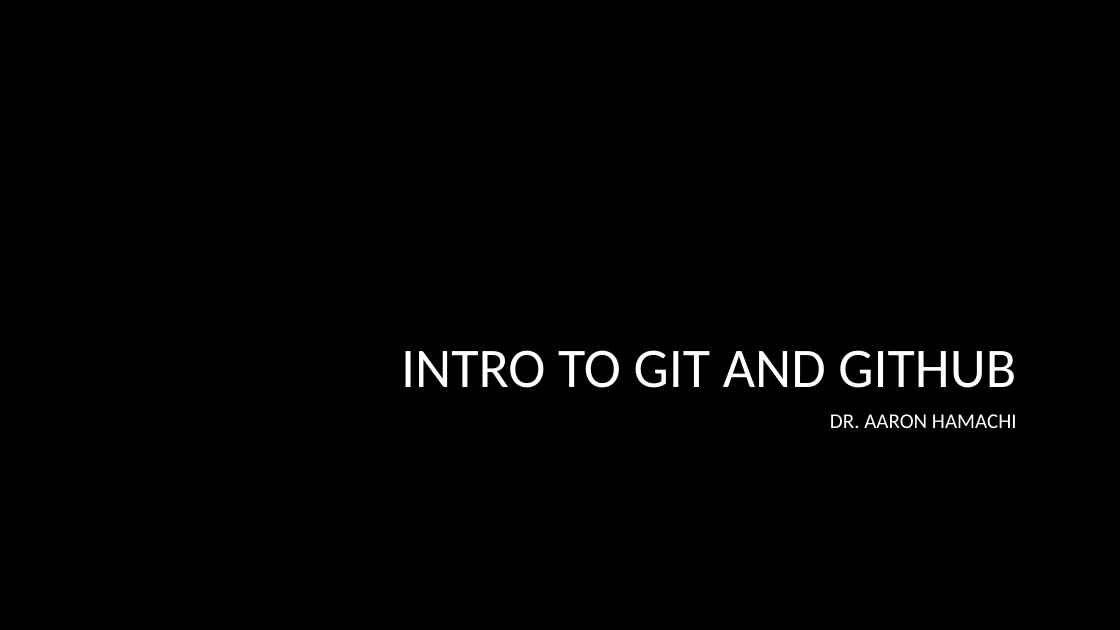
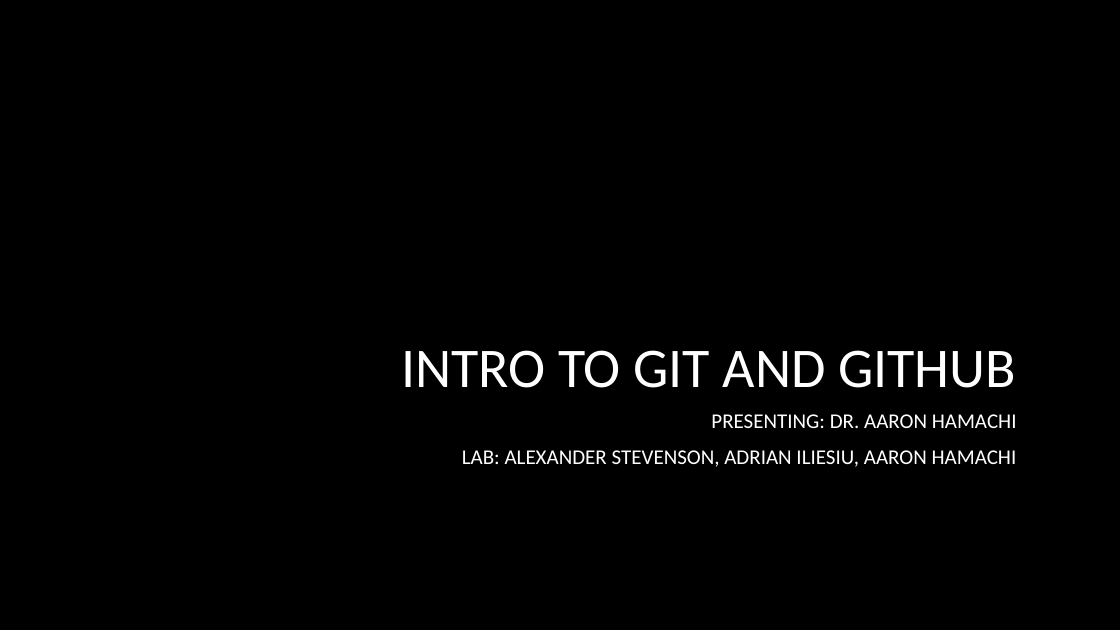
Before and after one commit to CiscoDevNet/WASTC2024-vFDW, a slide deck: slide 1 of 1-Monday/Intro-to-Git/WASTC2024-vFDW-Intro-to-Git.pptx. Drawn at 1120x630 pixels with LibreOffice and Linux fonts; fonts in the diff are those of the drawing; background and template pictures are left out. Boxes give left, top, right and bottom in pixels: in the first picture for what was removed or moved away, otherwise in the second. Text is boxed around its words. In the diff, an @@ line names an element or a change of style, - is before the commit and + after.

Commit message:
updated intro slide

```diff
--- a/1-Monday/Intro-to-Git/WASTC2024-vFDW-Intro-to-Git.pptx
+++ b/1-Monday/Intro-to-Git/WASTC2024-vFDW-Intro-to-Git.pptx
@@ subtitle at (462,414,1017,467): text changed @@
-DR. AARON HAMACHI
+PRESENTING: DR. AARON HAMACHI
+LAB: ALEXANDER STEVENSON, ADRIAN ILIESIU, AARON HAMACHI
```
Also in this commit, not shown: 1 other file.
